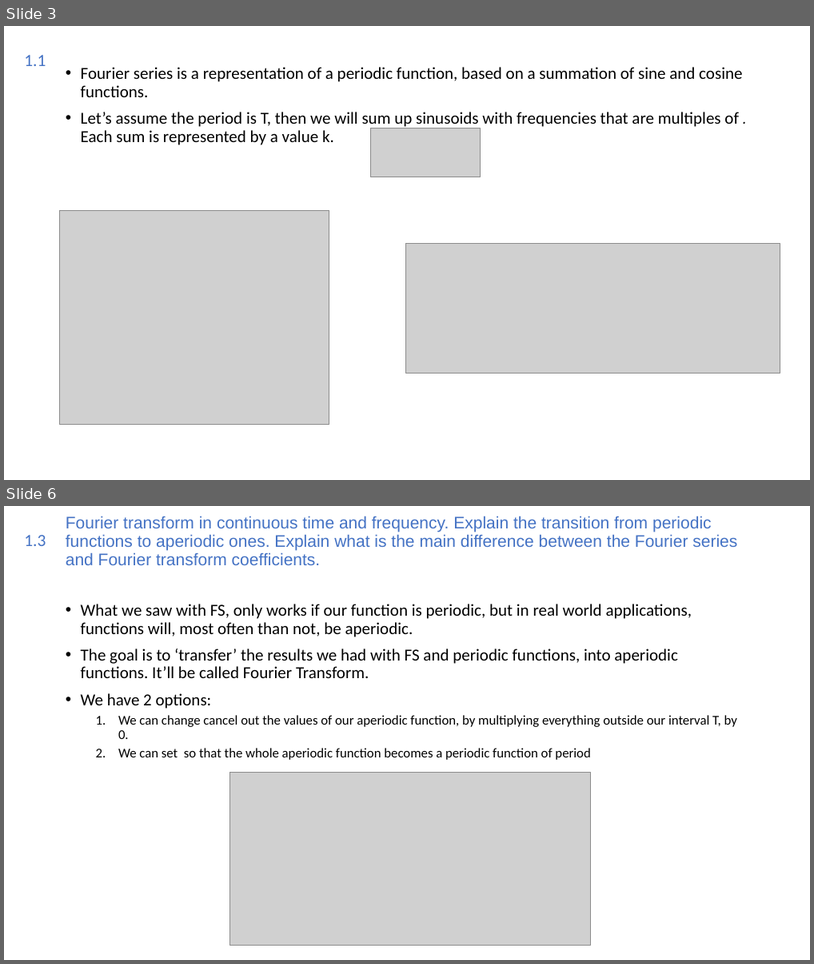
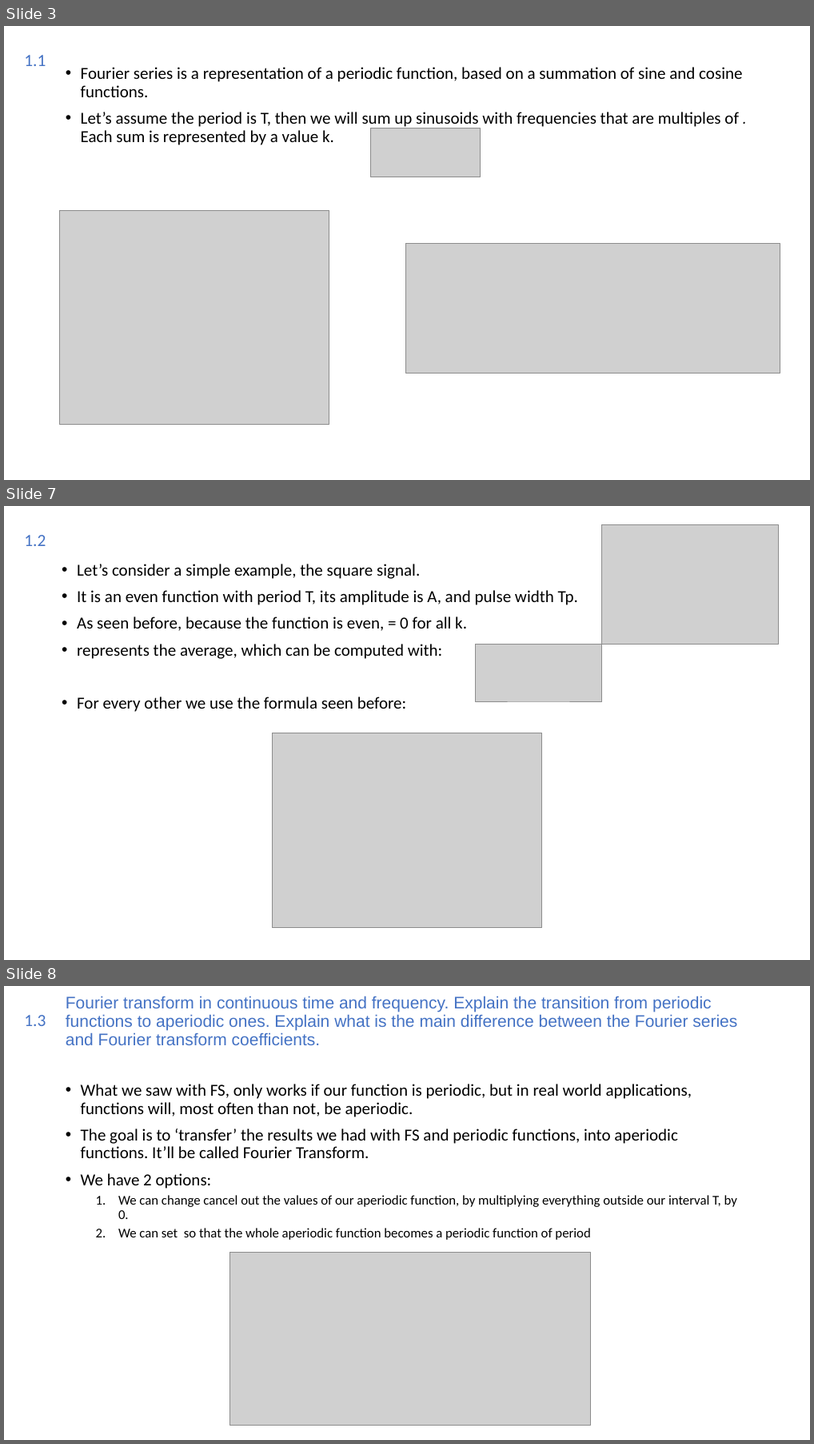
Before and after one commit to Joao-Quinta/Uni3eme_2, a slide deck: imagerieNumerique/Imagerie numérique.odp. Shown one above the other, each under a label of ours: slides 3 and 6 before the commit, slides 3, 7 and 8 after it; the slides between them are not shown. The pictures are 814x964 and 814x1444 pixels, drawn with LibreOffice and Linux fonts; fonts in the diff are those of the drawing; grey boxes stand for pictures. Boxes give left, top, right and bottom in pixels: in the first picture for what was removed or moved away, otherwise in the second. Text is boxed around its words. In the diff, an @@ line names an element or a change of style, - is before the commit and + after.

```diff
--- a/imagerieNumerique/Imagerie numérique.odp
+++ b/imagerieNumerique/Imagerie numérique.odp
@@ slide 7 added at [4, 506, 810, 960], background #FFFFFF @@
@@ picture added at [602, 524, 779, 644] @@
@@ text added at [24, 535, 46, 546], 20.4 pt, text #4472C4 @@
+1.2
@@ text added at [77, 564, 578, 712], 20 pt, text #000000 @@
+• Let’s consider a simple example, the square signal.
+• It is an even function with period T, its amplitude is A, and pulse width Tp.
+• As seen before, because the function is even, = 0 for all k.
+• represents the average, which can be computed with:
+• For every other we use the formula seen before:
@@ picture added at [476, 644, 602, 700] @@
@@ picture added at [273, 733, 542, 928] @@
@@ what was slide 6 is now slide 8 @@
```
Also in this commit, not shown: 5 slides changed, 9 other slides added, 10 other files.
